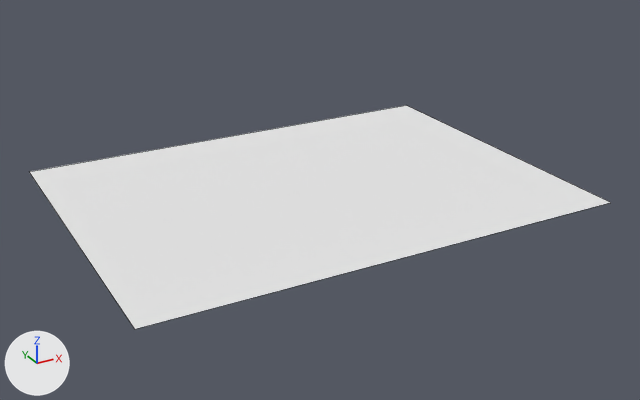
An edit to the Blender file theroom/models/restaurant/playcorner.blend, drawn before and after from the same camera.
Before and after are seen from a 50 mm lens placed at (-2.77, -5.21, 2.51), pointed at (0.0, -0.18, -0.01). The lights are fixed; the arrows at lower left show +X, +Y and +Z. Mesh edges are drawn as thin lines.
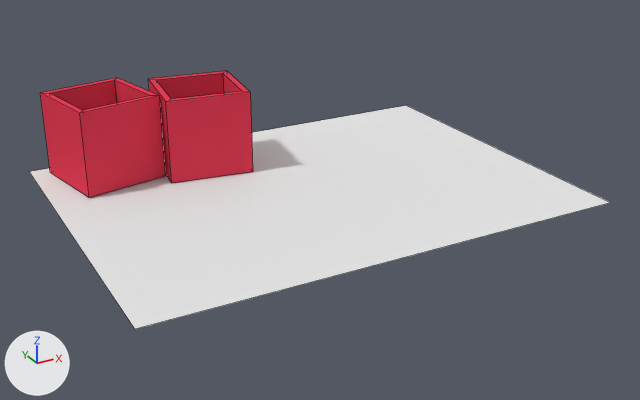
The newer file is also turned or shifted as a whole; pictures and numbers use the older file's frame.

Pixel boxes [x1, y1, x2, y2] of what changed, in the pictures (640 x 400 px):
'Cube.000', added (red)
    after: [40, 78, 166, 198]
'Cube.001', added (red)
    after: [148, 71, 253, 183]

Patch to the scene script:
```diff
--- a/theroom/models/restaurant/playcorner.blend.py
+++ b/theroom/models/restaurant/playcorner.blend.py
@@ mat_material_004 @@
+mat_material_004 = diffuse_material('Material.004')
+mat_material_004.base_color = (1.0, 1.0, 1.0)  # white #ffffff
@@ mat_material_005 @@
+mat_material_005 = diffuse_material('Material.005')
+mat_material_005.base_color = (0.8, 0.0495, 0.0942)  # red #e73f57
@@ me_cube_001 @@
+me_cube_001.from_pydata([(-1.0, -1.0, -1.0), (-1.0, -1.0, 1.0), (-1.0, 1.0, -1.0), (-1.0, 1.0, 1.0), (1.0, -1.0, -1.0), (1.0, -1.0, 1.0), (1.0, 1.0, -1.0), (1.0, 1.0, 1.0), (-0.85, -0.85, 1.0), (-0.85, 0.85, 1.0), (0.85, 0.85, 1.0), (0.85, -0.85, 1.0), (-0.85, -0.85, -0.8), (-0.85, 0.85, -0.8), (0.85, 0.85, -0.8), (0.85, -0.85, -0.8)], [], [(0, 1, 3, 2), (2, 3, 7, 6), (6, 7, 5, 4), (4, 5, 1, 0), (2, 6, 4, 0), (1, 5, 11, 8), (11, 10, 14, 15), (7, 3, 9, 10), (5, 7, 10, 11), (3, 1, 8, 9), (14, 13, 12, 15), (9, 8, 12, 13), (8, 11, 15, 12), (10, 9, 13, 14)])
+for i in [*range(0, 10), 11, 12, 13]: me_cube_001.polygons[i].material_index = 1
+me_cube_001.materials.append(mat_material_004)  # its picture is missing
+me_cube_001.materials.append(mat_material_005)  # red #e73f57
@@ ob_cube_001 @@
+ob_cube_001 = bpy.data.objects.new('Cube.001', me_cube_001)
+ob_cube_001.location = (-0.498, 0.779, 0.345)
+ob_cube_001.rotation_euler = (0.0, 0.0, 1.439)  # degrees (0, 0, 82)
+ob_cube_001.scale = (0.307, 0.307, 0.307)
@@ ob_cube_000 @@
+ob_cube_000 = bpy.data.objects.new('Cube.000', me_cube_001.copy())
+ob_cube_000.location = (-1.202, 0.896, 0.348)
+ob_cube_000.rotation_euler = (0.0, 0.0, 1.774)  # degrees (0, 0, 102)
+ob_cube_000.scale = (0.307, 0.307, 0.307)
```
